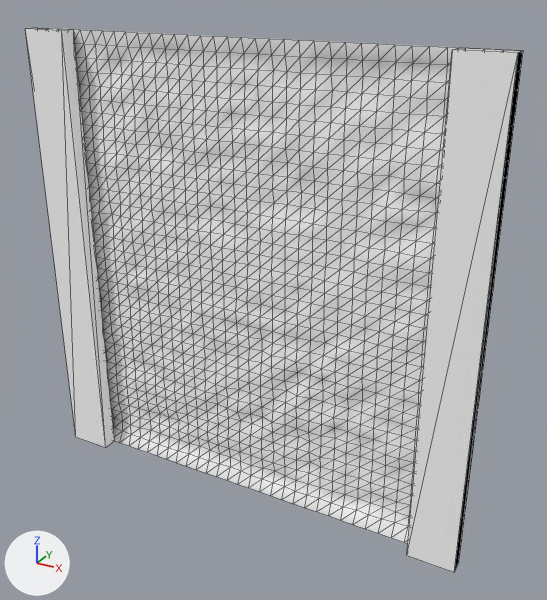
Renders of the glTF model assets/models/worn_wall_cobble_mixed_med.gltf from each side of a commit.
Camera for both pictures: a 50 mm camera at (0.751, -1.244, 1.116) aimed at (0.056, 0.019, 0.485). Every picture has the same lights, and +X, +Y and +Z are marked at lower left. The picture after the commit comes second. Mesh edges are drawn as thin lines. Vertices at exactly the same position are counted once.
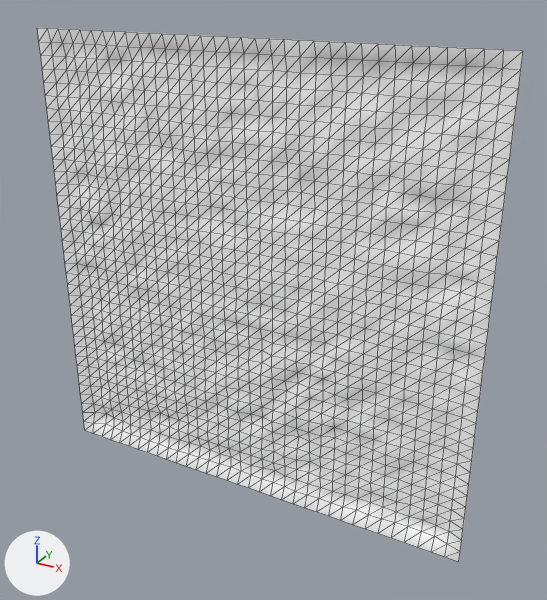
The change, as a list of edits to the scene's bpy script:
```text
Change me_mesh_0:
    used by ob_mesh_0; location = (0.0, 0.0, 0.0)
    verts and faces of me_mesh_0; kept vertices keep their numbers, new ones are numbered from 1307
    before: 34 (0.5, 0.0, 0.0) at pixel (458, 561), 96 (0.265, 0.022, 0.056) at pixel (358, 498), 97 (0.294, 0.022, 0.056) at pixel (370, 502), 135 (0.382, 0.023, 0.083) at pixel (410, 504), 162 (0.147, 0.022, 0.111) at pixel (310, 461)
    before: 201 (0.265, 0.022, 0.139) at pixel (359, 466), 227 (0.0, 0.02, 0.167) at pixel (252, 423), 231 (0.118, 0.024, 0.167) at pixel (298, 436), 234 (0.206, 0.021, 0.167) at pixel (334, 448), 240 (0.382, 0.021, 0.167) at pixel (413, 472)
    before: 269 (0.206, 0.02, 0.194) at pixel (335, 437), 378 (0.324, 0.017, 0.278) at pixel (388, 419), 412 (0.294, 0.016, 0.306) at pixel (375, 404), 592 (0.441, 0.018, 0.444), 1294 (0.5, 0.0, 1.0) at pixel (523, 50)
    before: 1301 (0.4, -0.034, 0.0) at pixel (406, 555), 1302 (0.5, -0.034, 0.0) at pixel (454, 572), 1303 (0.5, -0.034, 1.0) at pixel (518, 52), 1304 (0.4, -0.034, 1.0) at pixel (452, 49), 1305 (0.4, 0.0, 0.0)
    before: 1306 (0.4, 0.0, 1.0) at pixel (458, 47)
    before: 740 (-0.353, 0.015, 0.583) at pixel (113, 225)
    remove me_mesh_0.from_pydata(...)  # 1307 vertices, 2464 faces; spans x -0.5..0.5, y -0.034..0.025, z 0.0..1.0
    add me_mesh_0.from_pydata(...)  # 1295 vertices, 2448 faces; spans x -0.5..0.5, y 0.0..0.026, z 0.0..1.0
    me_mesh_0 part 1
    6 vertices are removed from x -0.5..-0.4, y -0.034..0.0, z 0.0..1.0
    8 faces are deleted
    36 vertices in x -0.441..0.441, y 0.012..0.025, z 0.028..0.889 move by (0.0, 0.001, 0.0)
    17 vertices move within x -0.412..0.382, y 0.013..0.025, z 0.083..0.944
    me_mesh_0 part 2
    add delete_vertices([*range(1301, 1307)])  # with the faces that use them
    add for i in [96, 162, 201, 231, 269, 378, 592]: verts[i] += (0.0, 0.001, 0.0)
    add for i in [97, 135, 227, 234, 240, 412]: verts[i] += (0.0, 0.0, 0.0)
    me_mesh_0 part 3
    add verts[740] = (-0.353, 0.016, 0.583)  # moved, pixel (113, 225)
```

What differs and where, as boxes [x1, y1, x2, y2] in the pictures (547 x 600 px; the box of a moved part takes in the faces that stretch with it):
'Mesh_0', reshaped: before [25, 28, 523, 572]; after [37, 28, 523, 562]
part 1 of me_mesh_0, moved or reshaped: before [25, 28, 445, 448]; after [68, 46, 487, 437]
part 2 of me_mesh_0, cut back: before [240, 48, 523, 572]; after [240, 349, 469, 516]
part 3 of me_mesh_0, moved or reshaped: [102, 214, 122, 237] in both
